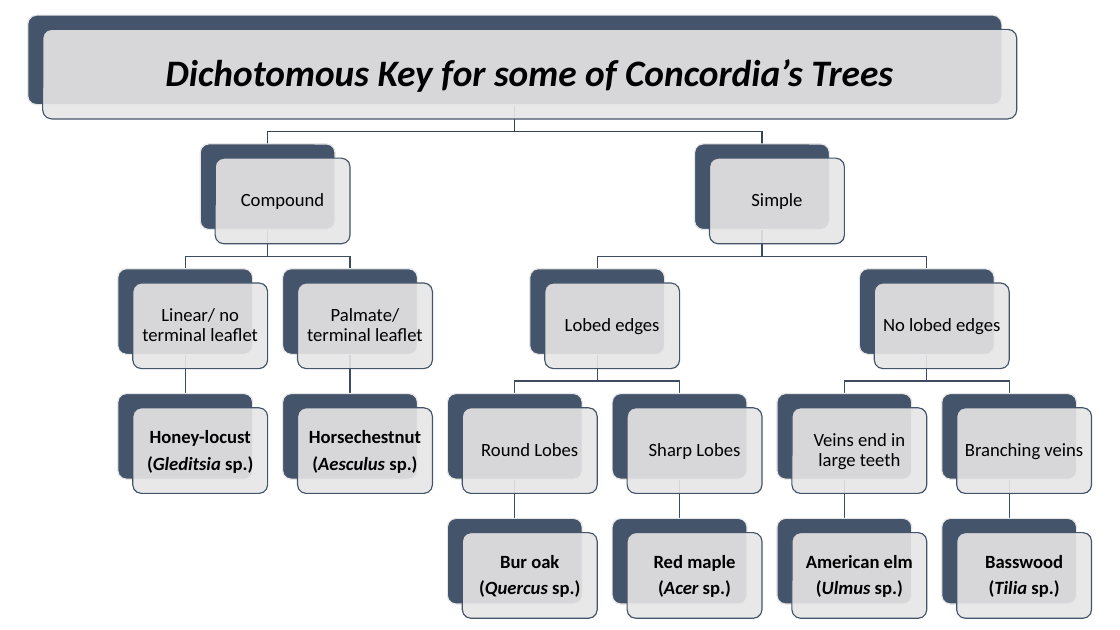
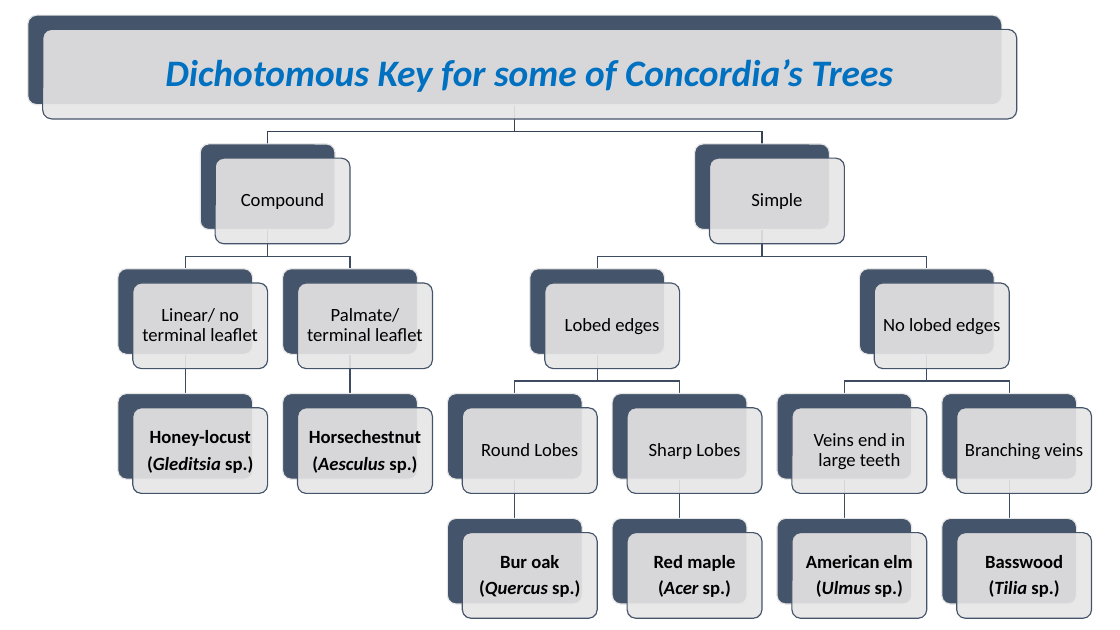
Before and after one commit to aaarcher-usgs/LL_carbon_census, a slide deck: slide 1 of Presentations/Whiteboard_Wednesday_2018/WBW key.pptx. Drawn at 1120x630 pixels with LibreOffice and Linux fonts; fonts in the diff are those of the drawing. Boxes give left, top, right and bottom in pixels: in the first picture for what was removed or moved away, otherwise in the second. Text is boxed around its words. In the diff, an @@ line names an element or a change of style, - is before the commit and + after.

Commit message:
change title text to blue

```diff
--- a/Presentations/Whiteboard_Wednesday_2018/WBW key.pptx
+++ b/Presentations/Whiteboard_Wednesday_2018/WBW key.pptx
@@ text "Dichotomous Key for some of ..." at (x1=165, y1=59, x2=893, y2=92): text colour #000000 to #0070C0 @@
```
